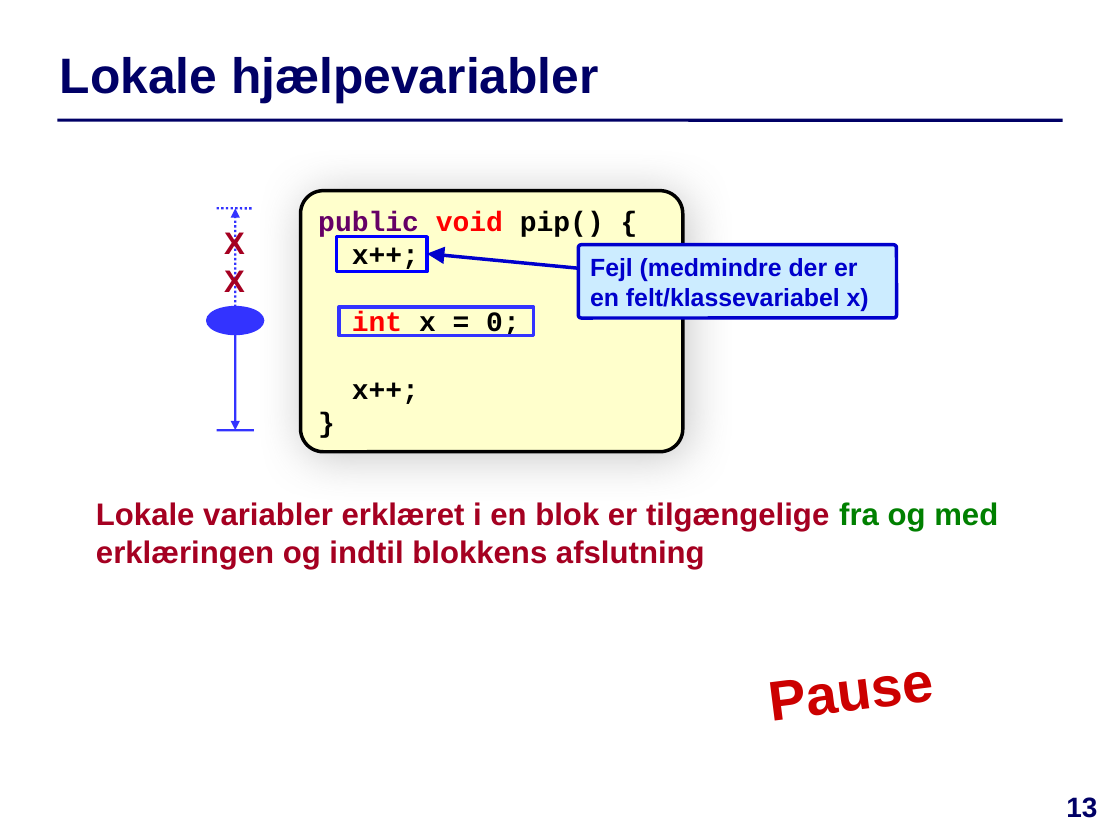
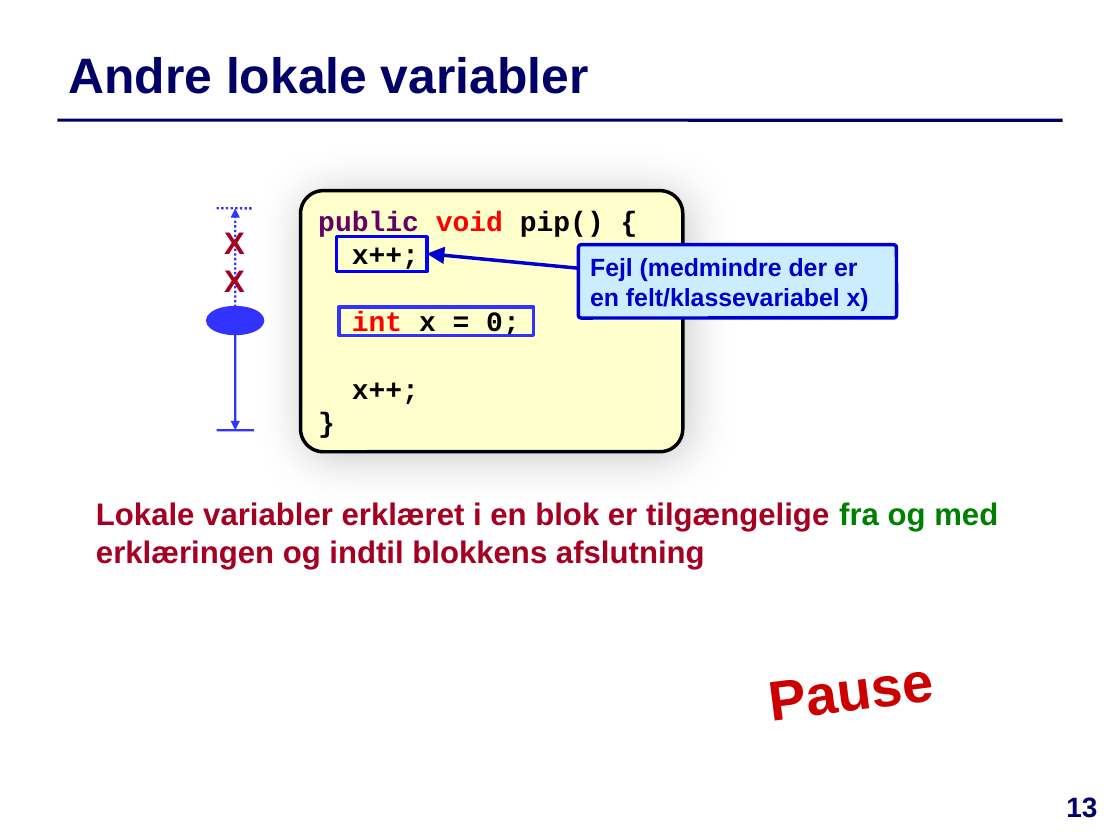
Before and after one commit to IntProgAU/Materiale, a slide deck: slide 13 of web/e24/uge_4b/Slides-Uge4-Torsdag.pptx. Drawn at 1120x840 pixels with LibreOffice and Linux fonts; fonts in the diff are those of the drawing. Boxes give left, top, right and bottom in pixels: in the first picture for what was removed or moved away, otherwise in the second. Text is boxed around its words. In the diff, an @@ line names an element or a change of style, - is before the commit and + after.

```diff
--- a/web/e24/uge_4b/Slides-Uge4-Torsdag.pptx
+++ b/web/e24/uge_4b/Slides-Uge4-Torsdag.pptx
@@ title at box(69, 57, 588, 94): text changed @@
-Lokale hjælpevariabler
+Andre lokale variabler
```
Also in this commit, not shown: 4 other slides changed, 3 other files.
